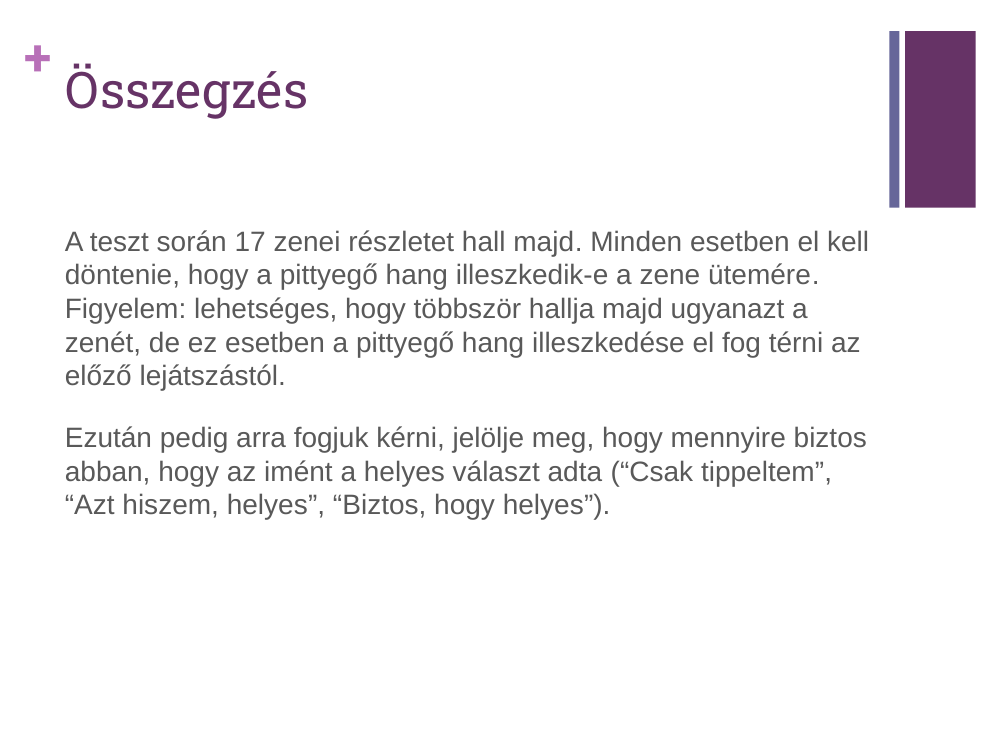
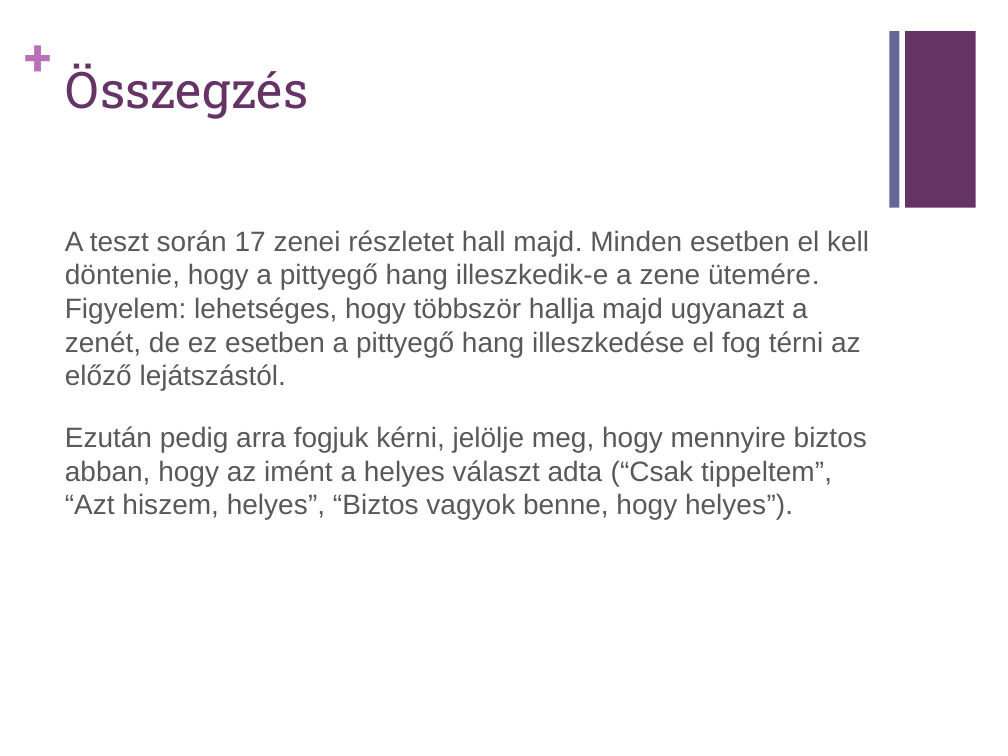
Before and after one commit to petervelosy/goldmsi_beatperception_hu, a slide deck: slide 6 of BeatPerception_instructions.ppt. Drawn at 1008x756 pixels with LibreOffice and Linux fonts; fonts in the diff are those of the drawing. Boxes give left, top, right and bottom in pixels: in the first picture for what was removed or moved away, otherwise in the second. Text is boxed around its words. In the diff, an @@ line names an element or a change of style, - is before the commit and + after.

```diff
--- a/BeatPerception_instructions.ppt
+++ b/BeatPerception_instructions.ppt
@@ text at (65,426,867,519): text changed @@
-Ezután pedig arra fogjuk kérni, jelölje meg, hogy mennyire biztos abban, hogy az imént a helyes választ adta (“Csak tippeltem”, “Azt hiszem, helyes”, “Biztos, hogy helyes”).
+Ezután pedig arra fogjuk kérni, jelölje meg, hogy mennyire biztos abban, hogy az imént a helyes választ adta (“Csak tippeltem”, “Azt hiszem, helyes”, “Biztos vagyok benne, hogy helyes”).
```
Also in this commit, not shown: 1 other file.
